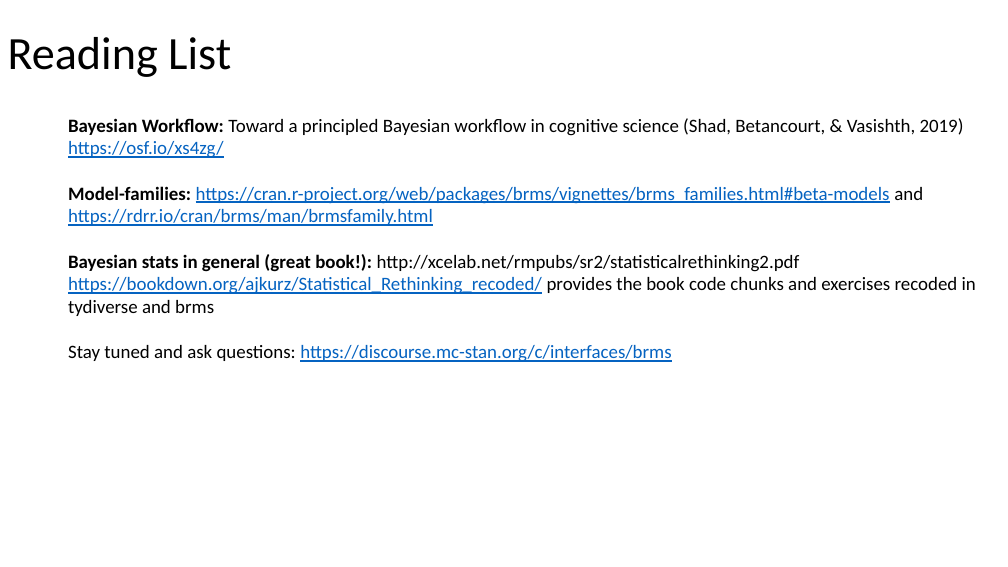
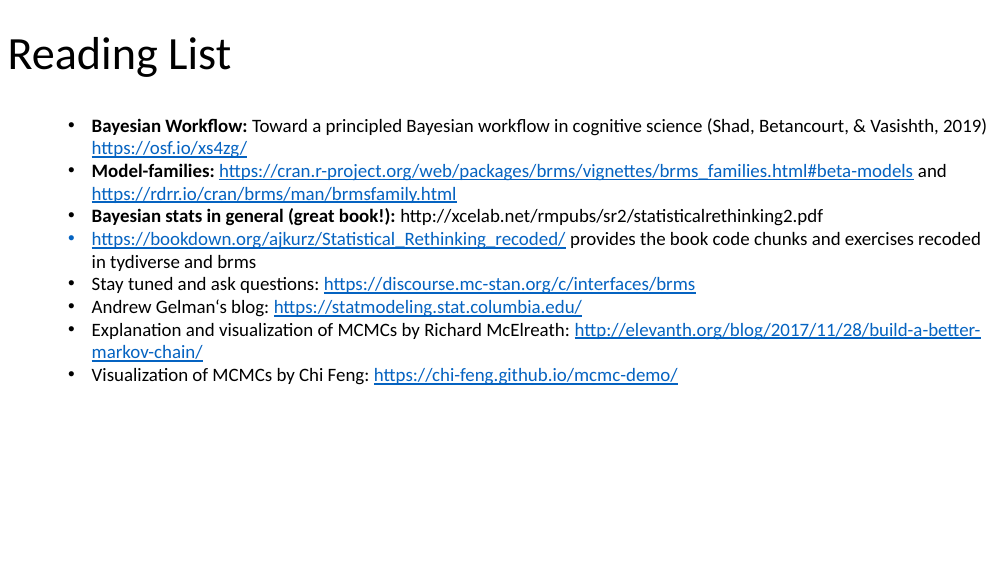
Before and after one commit to julianquandt/M3-brms-intro, a slide deck: slide 46 of intro_to_brms.pptx (slide 28 before the commit). Drawn at 1008x567 pixels with LibreOffice and Linux fonts; fonts in the diff are those of the drawing. Boxes give left, top, right and bottom in pixels: in the first picture for what was removed or moved away, otherwise in the second. Text is boxed around its words. In the diff, an @@ line names an element or a change of style, - is before the commit and + after.

Commit message:
First revision: Added slides for first two parts (philosophy and MCMC), still to be adjusted; corrected some typos in example.rmd (still needs to be knitted again; stan fails in R 3.6...)

```diff
--- a/intro_to_brms.pptx
+++ b/intro_to_brms.pptx
@@ text at (92, 118, 987, 294): bullet none to • @@
@@ text at (92, 299, 981, 385): paragraphs added @@
+  • Andrew Gelman‘s blog: https://statmodeling.stat.columbia.edu/
+  • Explanation and visualization of MCMCs by Richard McElreath: http://elevanth.org/blog/2017/11/28/build-a-better-markov-chain/
+  • Visualization of MCMCs by Chi Feng: https://chi-feng.github.io/mcmc-demo/
```
Also in this commit, not shown: 2 other slides changed, 18 slides added, 1 other file.
